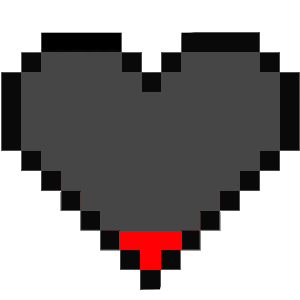
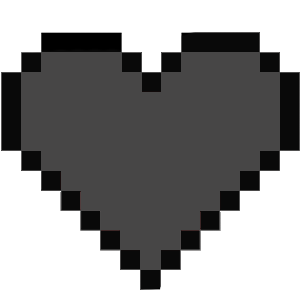
Two versions of the same layered image (300x300). Layer-by-layer changes:
painted on "Layer 1" over [119, 231, 182, 270]
